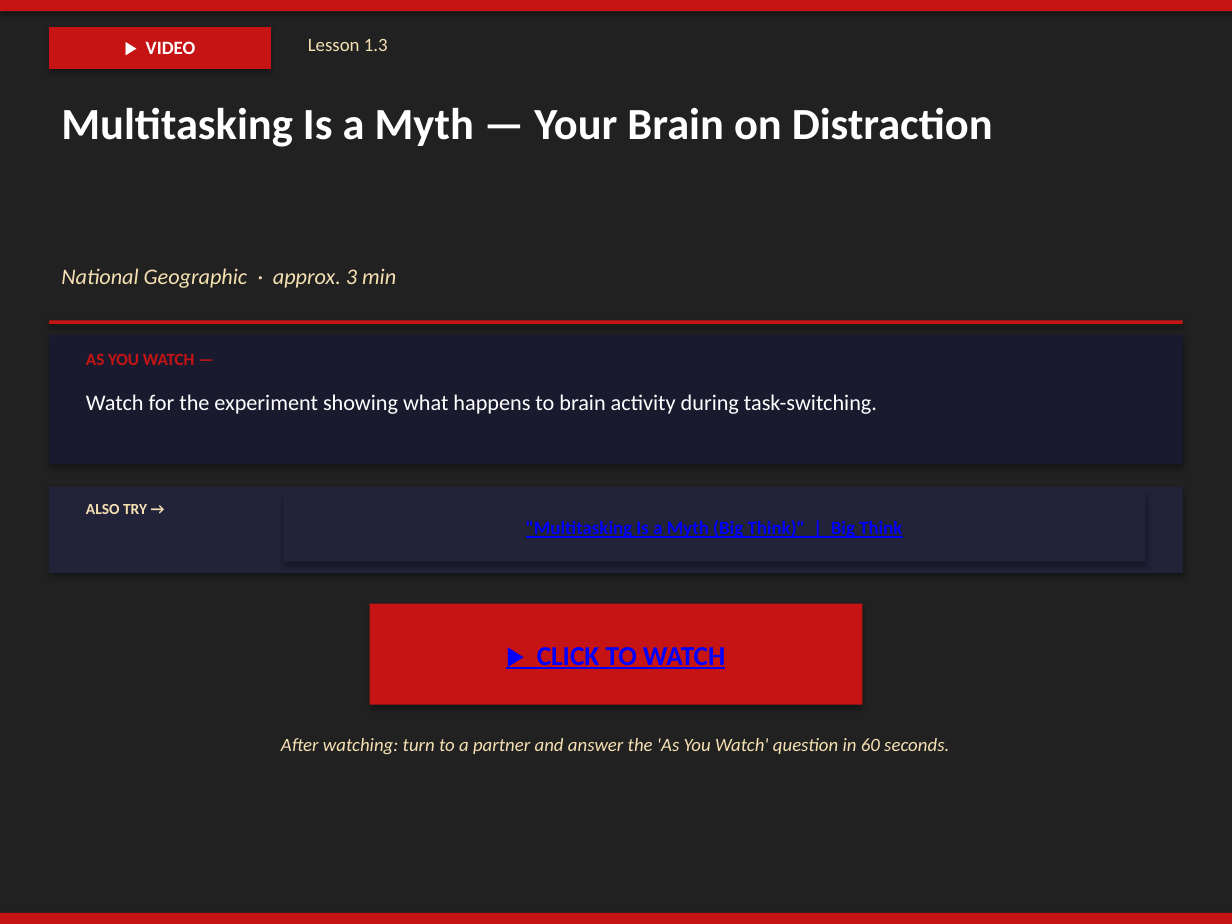
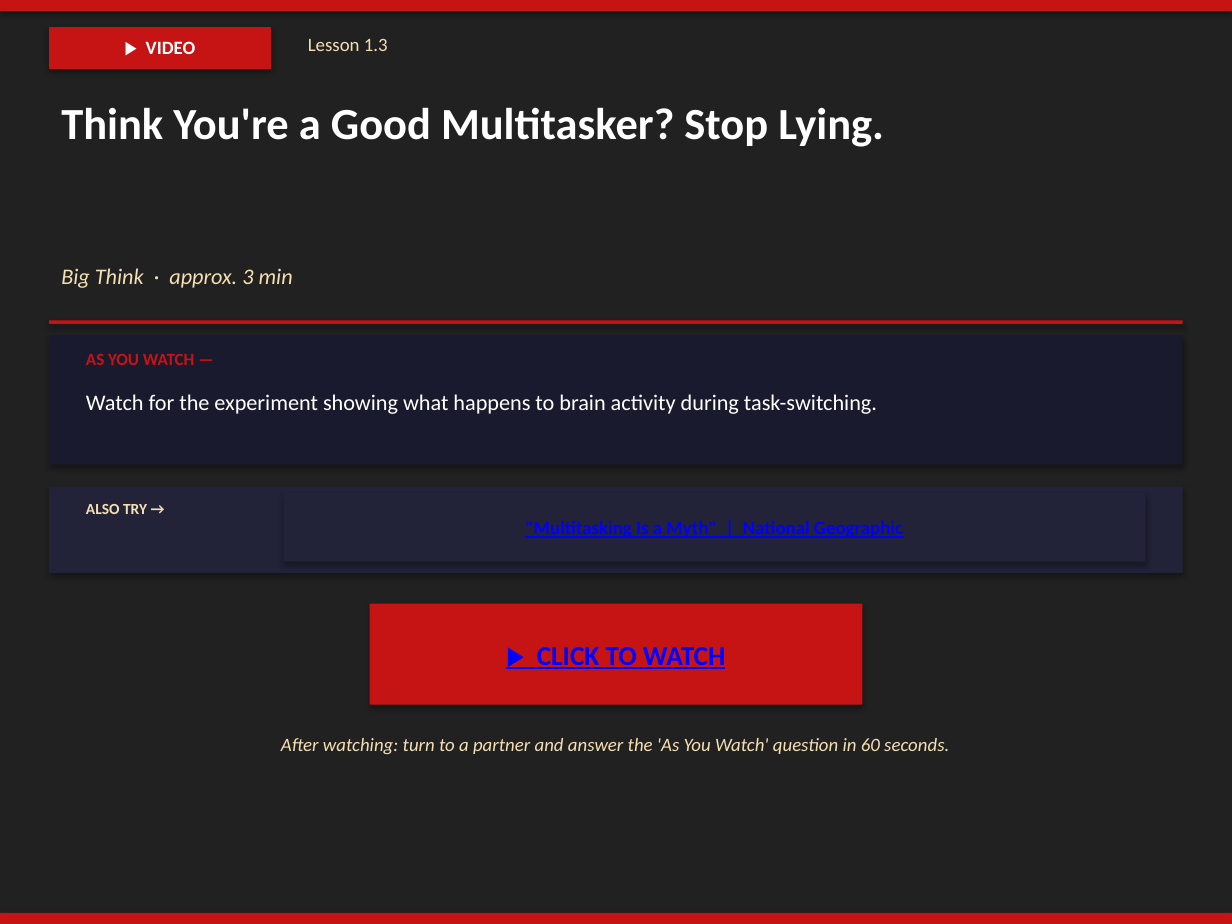
Before and after one commit to milesclawson/test-repo, a slide deck: slide 38 of downloads/warrior_prep_teacher_slides.pptx. Drawn at 1232x924 pixels with LibreOffice and Linux fonts; fonts in the diff are those of the drawing. Boxes give left, top, right and bottom in pixels: in the first picture for what was removed or moved away, otherwise in the second. Text is boxed around its words. In the diff, an @@ line names an element or a change of style, - is before the commit and + after.

```diff
--- a/downloads/warrior_prep_teacher_slides.pptx
+++ b/downloads/warrior_prep_teacher_slides.pptx
@@ text at bbox=[61, 107, 884, 147]: text changed @@
-Multitasking Is a Myth — Your Brain on Distraction
+Think You're a Good Multitasker? Stop Lying.
@@ text at bbox=[61, 268, 293, 288]: text changed @@
-National Geographic · approx. 3 min
+Big Think · approx. 3 min
@@ text in rectangle at bbox=[525, 521, 903, 538]: text changed @@
-"Multitasking Is a Myth (Big Think)" | Big Think
+"Multitasking Is a Myth" | National Geographic
```
Also in this commit, not shown: 10 other slides changed, 1 other file.
